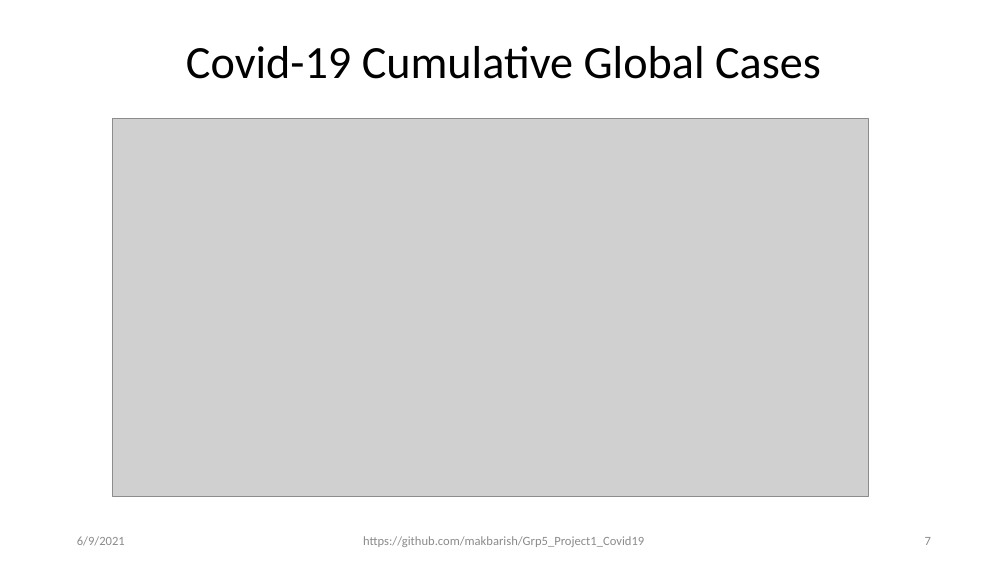
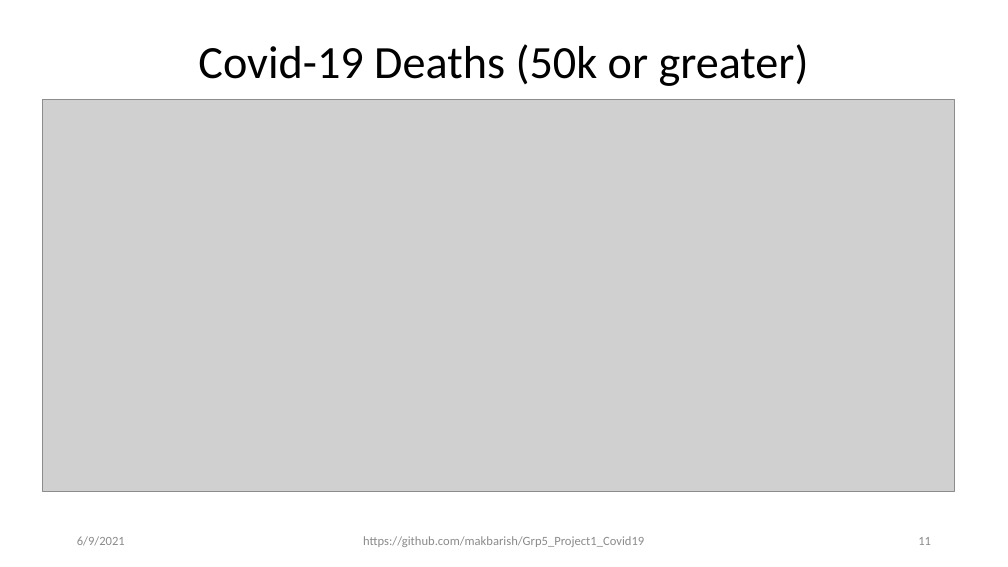
Before and after one commit to makbarish/Grp5_Project1_Covid19, a slide deck: slide 11 of Clay/Novel_Corona_Virus_2019_v2.pptx (slide 7 before the commit). Drawn at 1008x567 pixels with LibreOffice and Linux fonts; fonts in the diff are those of the drawing; grey boxes stand for pictures. Boxes give left, top, right and bottom in pixels: in the first picture for what was removed or moved away, otherwise in the second. Text is boxed around its words. In the diff, an @@ line names an element or a change of style, - is before the commit and + after.

```diff
--- a/Clay/Novel_Corona_Virus_2019_v2.pptx
+++ b/Clay/Novel_Corona_Virus_2019_v2.pptx
@@ title at box(198, 44, 809, 86): text changed @@
-Covid-19 Cumulative Global Cases
+Covid-19 Deaths (50k or greater)
@@ picture: place and size @@
-picture at box(113, 119, 869, 497)
+picture at box(42, 99, 954, 492)
@@ page number at box(918, 537, 931, 545): text changed @@
-7
+11
```
Also in this commit, not shown: 5 other slides changed.
